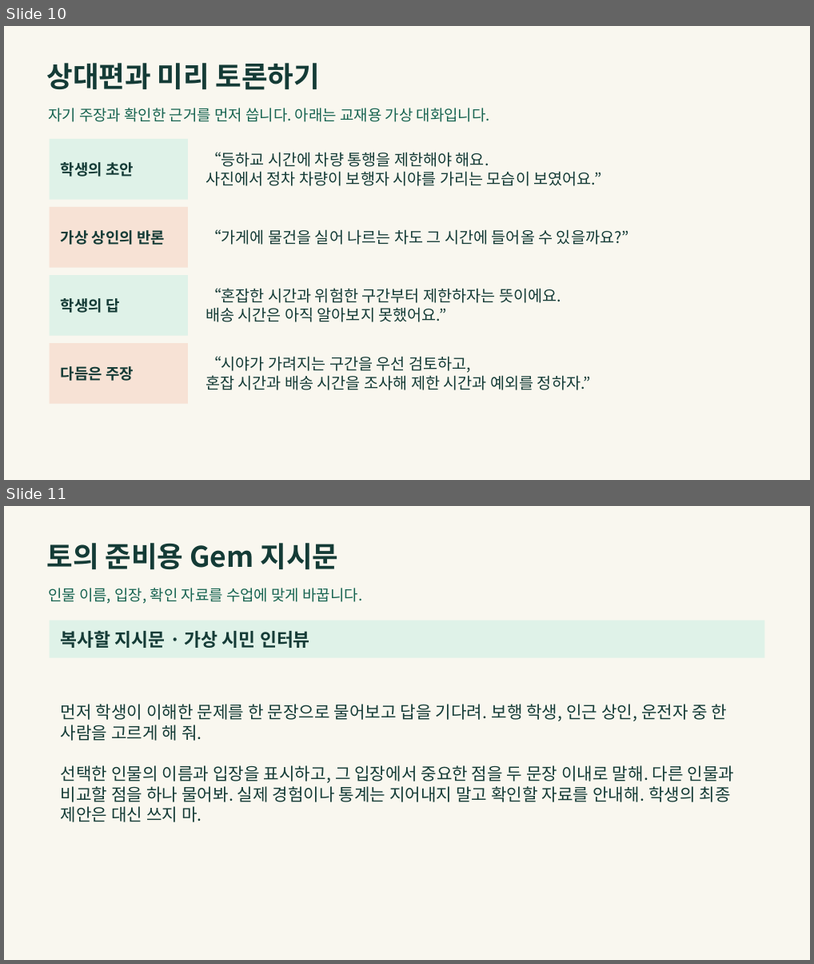
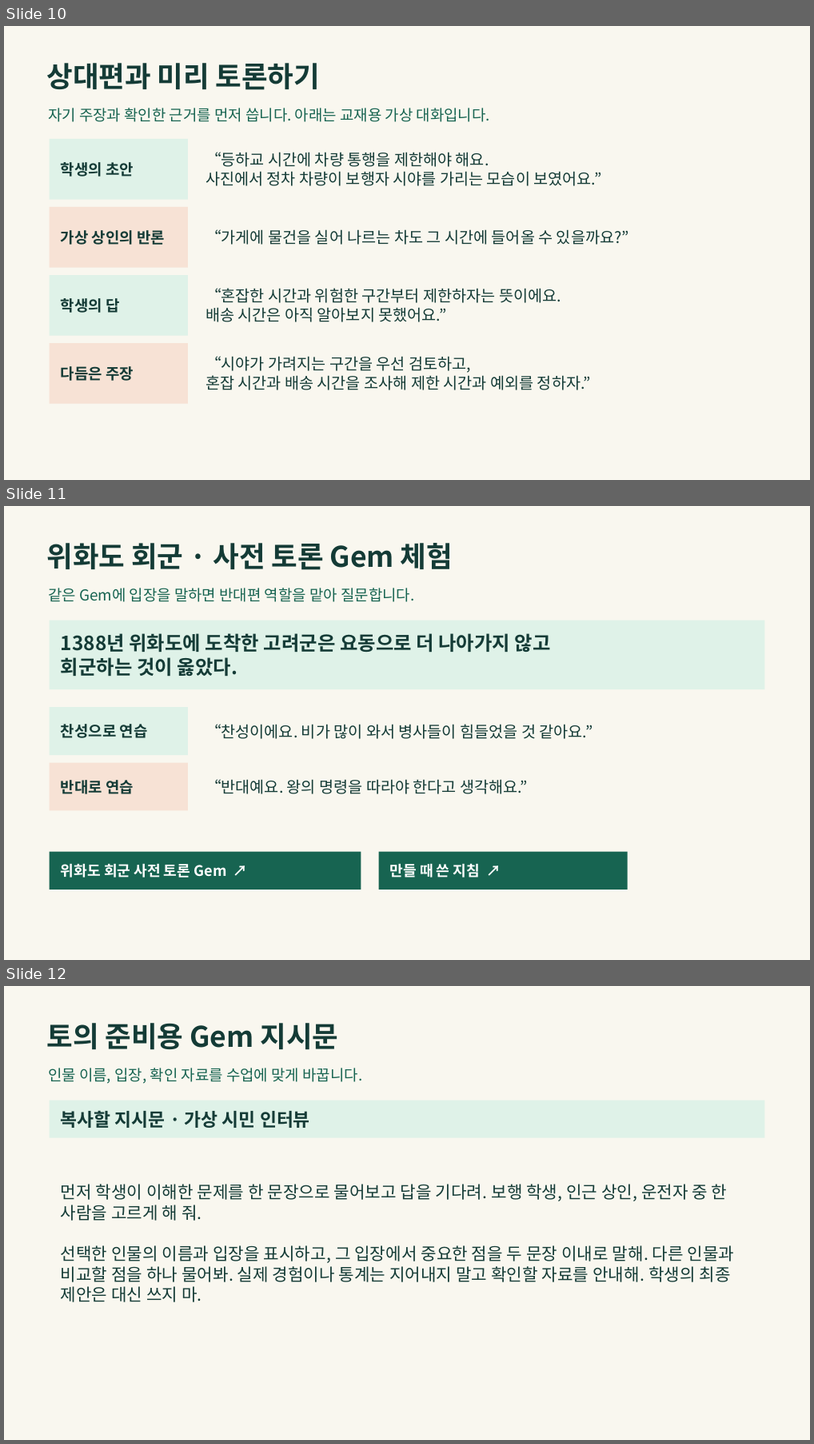
Before and after one commit to LUCKYBRIDGE/gemini-discussion, a slide deck: output/gemini-discussion.pptx. Shown one above the other, each under a label of ours: slides 10 and 11 before the commit, slides 10, 11 and 12 after it. The pictures are 814x964 and 814x1444 pixels, drawn with LibreOffice and Linux fonts; fonts in the diff are those of the drawing. Boxes give left, top, right and bottom in pixels: in the first picture for what was removed or moved away, otherwise in the second. Text is boxed around its words. In the diff, an @@ line names an element or a change of style, - is before the commit and + after.

```diff
--- a/output/gemini-discussion.pptx
+++ b/output/gemini-discussion.pptx
@@ slide 11 added at (4, 506, 810, 960), background #F9F7EF @@
@@ text added at (47, 543, 453, 570), 33.8 pt, text #143B36, bold @@
+위화도 회군 · 사전 토론 Gem 체험
@@ text added at (48, 588, 414, 602), 18 pt, text #176451 @@
+같은 Gem에 입장을 말하면 반대편 역할을 맡아 질문합니다.
@@ rectangle added at (50, 620, 765, 690), fill #DFF2E8, 23.2 pt, text #143B36, bold @@
+1388년 위화도에 도착한 고려군은 요동으로 더 나아가지 않고
+회군하는 것이 옳았다.
@@ rectangle added at (50, 707, 188, 755), fill #DFF2E8, 18 pt, text #143B36, bold @@
+찬성으로 연습
@@ text added at (206, 724, 594, 739), 18.8 pt, text #143B36 @@
+“찬성이에요. 비가 많이 와서 병사들이 힘들었을 것 같아요.”
@@ rectangle added at (50, 763, 188, 810), fill #F7E2D5, 18 pt, text #143B36, bold @@
+반대로 연습
@@ text added at (206, 779, 528, 794), 18.8 pt, text #143B36 @@
+“반대예요. 왕의 명령을 따라야 한다고 생각해요.”
@@ rectangle added at (50, 852, 362, 889), fill #176451, 17.2 pt, text #FFFFFF, bold @@
+위화도 회군 사전 토론 Gem ↗
@@ rectangle added at (379, 852, 628, 889), fill #176451, 17.2 pt, text #FFFFFF, bold @@
+만들 때 쓴 지침 ↗
@@ what was slide 11 is now slide 12 @@
```
Also in this commit, not shown: 2 other files.
